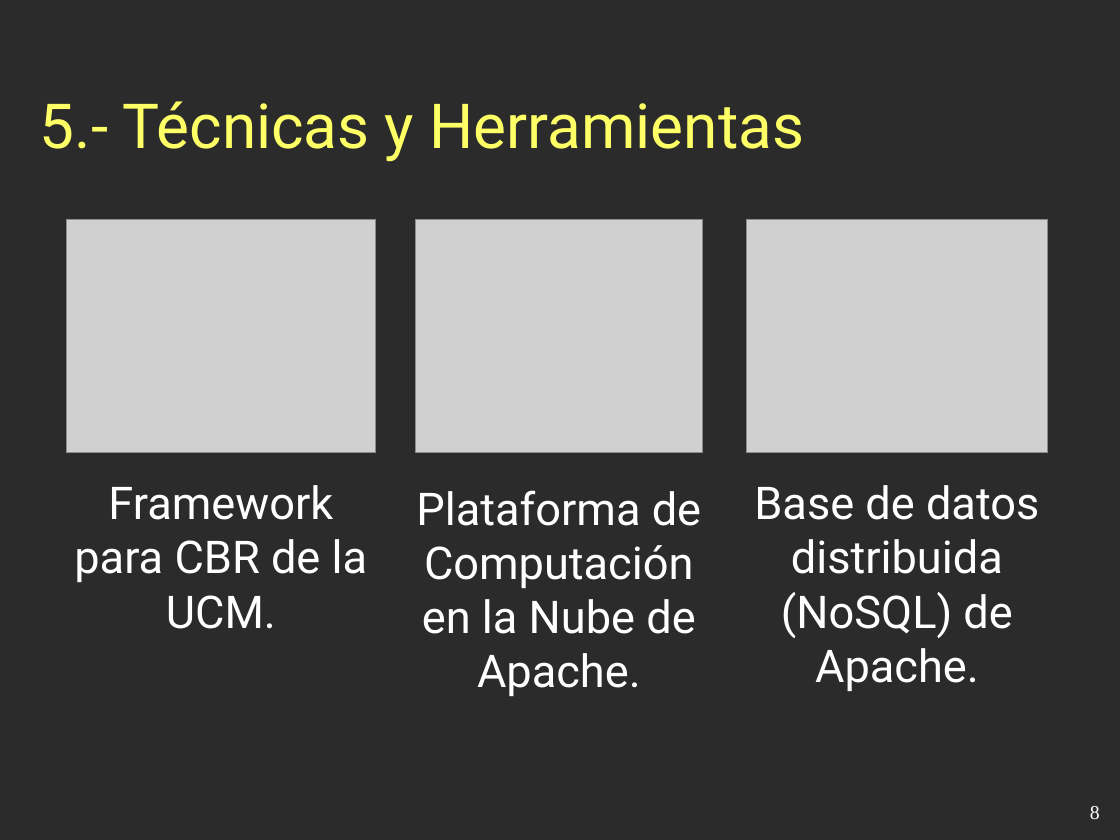
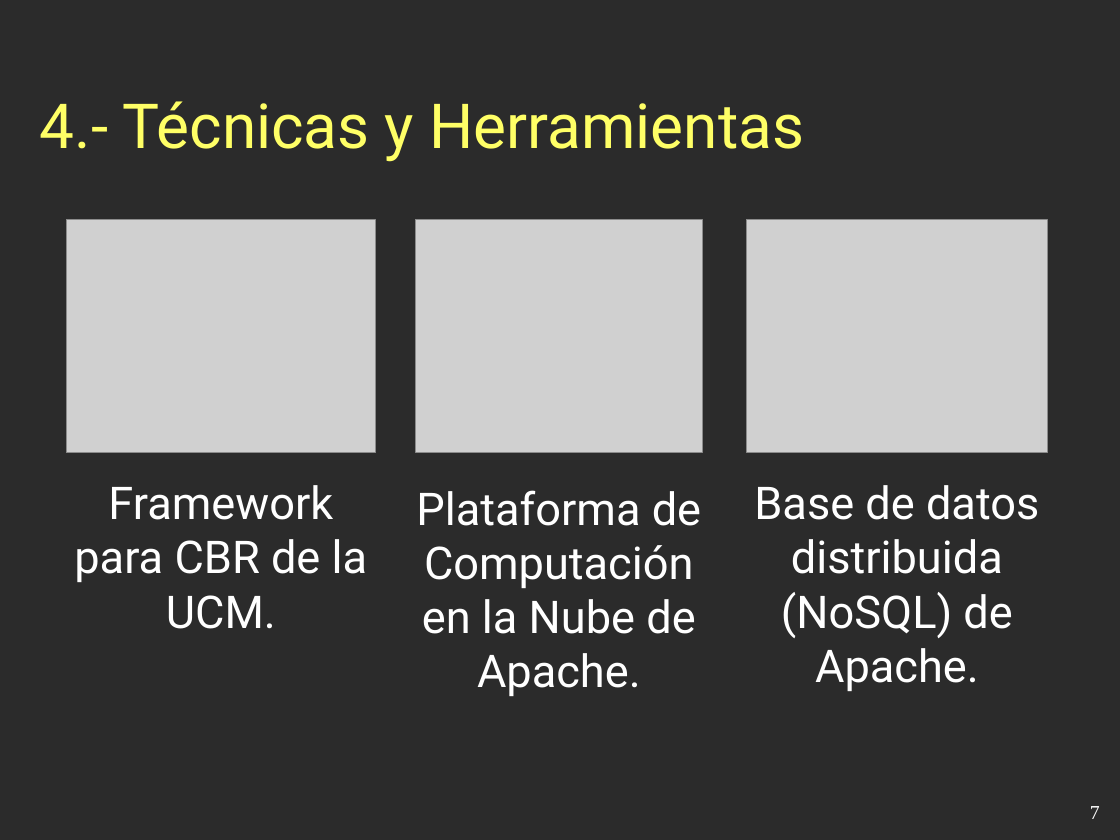
Before and after one commit to esbaixauli/proyecto-ii-ubu, a slide deck: slide 7 of trunk/Documentación/Presentación.odp (slide 8 before the commit). Drawn at 1120x840 pixels with LibreOffice and Linux fonts; fonts in the diff are those of the drawing; grey boxes stand for pictures; background and template pictures are left out; a plain dark background stands for a picture behind light text. Boxes give left, top, right and bottom in pixels: in the first picture for what was removed or moved away, otherwise in the second. Text is boxed around its words. In the diff, an @@ line names an element or a change of style, - is before the commit and + after.

```diff
--- a/trunk/Documentación/Presentación.odp
+++ b/trunk/Documentación/Presentación.odp
@@ title at (40, 101, 804, 162): text changed @@
-5.- Técnicas y Herramientas
+4.- Técnicas y Herramientas
@@ page number at (1090, 806, 1100, 819): text changed @@
-8
+7
```
Also in this commit, not shown: 13 other slides changed, 1 slide removed.
